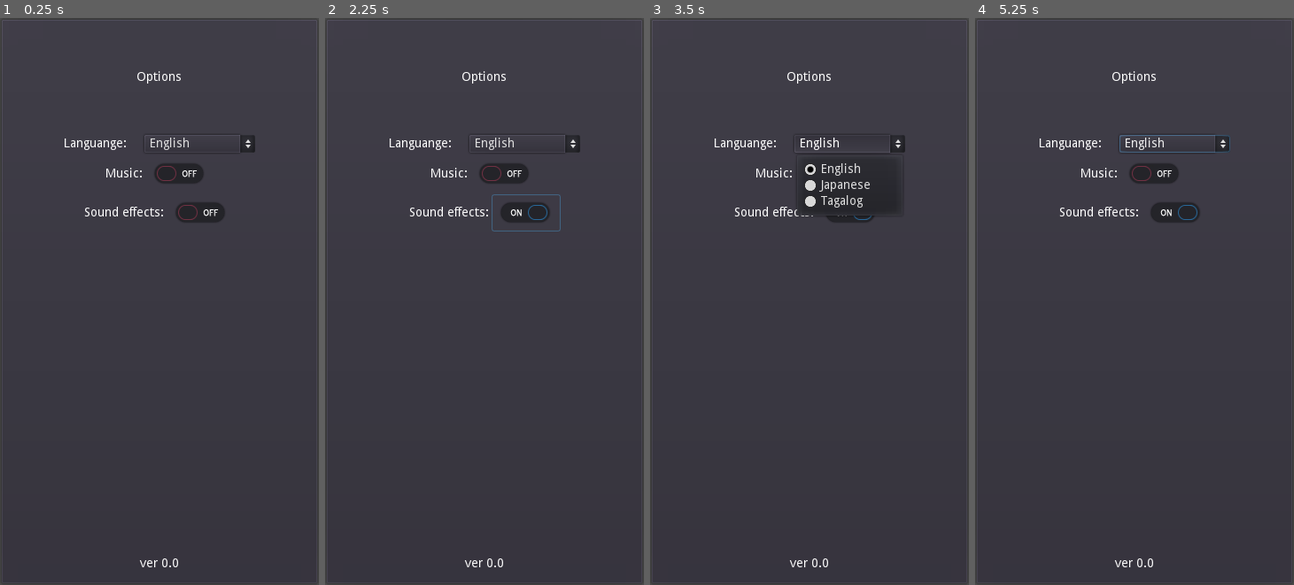
Above: before the commit, frames 1-4 (left to right).
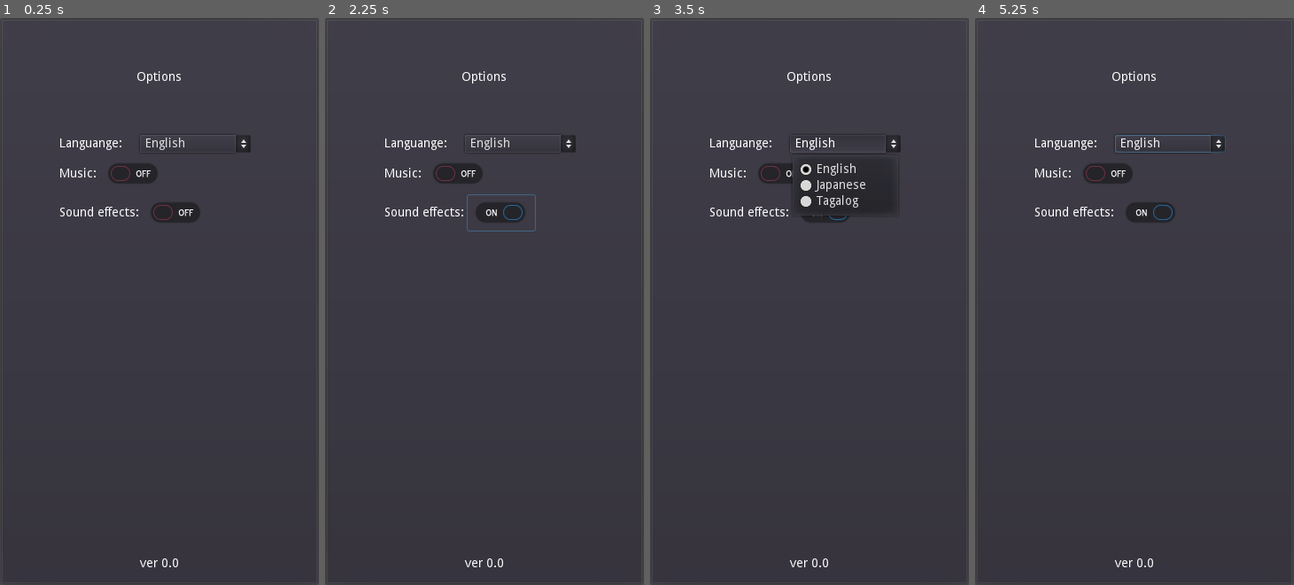
Above: after the commit, the same moments.

Repository: philipuriarte/A-Churchyard-of-Orphans
Game: Godot game, scene res://scenes/options_screen.tscn
The game is run twice, just before and just after one commit, with the same random seed, the same clock (stepped at 60 frames per second) and the same inputs. This scene is started directly instead of the project's main scene.
Inputs (mouse positions are in pixels of both pictures, inside the frame that each line leads up to; where the layout moved, square brackets give the same spot in the first picture):
- Up to frame 1 (0.25 s): no input
- Up to frame 2 (2.25 s): click "English" at 0.5 s; click (458, 176) [503, 176] at 1.25 s; click (500, 210) [525, 210] at 2 s
- Up to frame 3 (3.5 s): click "English" at 2.75 s
- Up to frame 4 (5.25 s): click "English" at 3.5 s; tap Enter at 4.25 s; tap Space at 5 s

The runs differ from the first frame. In frame 1, 2.1% of the frame differs, in the area x 18-80%, y 20-36%; in frame 2, 2.2%, in the area x 18-80%, y 20-38%; in frame 3, 1.8%; in frame 4, 2.1%.

Commit message:
Add OptionsMargin to contain OptionsContainer

Diff:
--- a/scenes/options_screen.tscn
+++ b/scenes/options_screen.tscn
@@ -29,68 +29,69 @@
 align = 1
 valign = 1
 
-[node name="OptionsContainer" type="VBoxContainer" parent="MarginContainer/MainCointainer"]
+[node name="OptionsMargin" type="MarginContainer" parent="MarginContainer/MainCointainer"]
 margin_top = 115.0
 margin_right = 326.0
 margin_bottom = 577.0
 size_flags_vertical = 3
+custom_constants/margin_left = 50
 
-[node name="Languange" type="HBoxContainer" parent="MarginContainer/MainCointainer/OptionsContainer"]
+[node name="OptionsContainer" type="VBoxContainer" parent="MarginContainer/MainCointainer/OptionsMargin"]
+margin_left = 50.0
 margin_right = 326.0
+margin_bottom = 462.0
+size_flags_vertical = 3
+
+[node name="Languange" type="HBoxContainer" parent="MarginContainer/MainCointainer/OptionsMargin/OptionsContainer"]
+margin_right = 276.0
 margin_bottom = 20.0
 custom_constants/separation = 20
-alignment = 1
 
-[node name="LangLabel" type="Label" parent="MarginContainer/MainCointainer/OptionsContainer/Languange"]
-margin_left = 55.0
+[node name="LangLabel" type="Label" parent="MarginContainer/MainCointainer/OptionsMargin/OptionsContainer/Languange"]
 margin_top = 3.0
-margin_right = 126.0
+margin_right = 71.0
 margin_bottom = 17.0
 text = "Languange:"
 
-[node name="LangOptions" type="OptionButton" parent="MarginContainer/MainCointainer/OptionsContainer/Languange"]
-margin_left = 146.0
-margin_right = 271.0
+[node name="LangOptions" type="OptionButton" parent="MarginContainer/MainCointainer/OptionsMargin/OptionsContainer/Languange"]
+margin_left = 91.0
+margin_right = 216.0
 margin_bottom = 20.0
 rect_min_size = Vector2( 125, 0 )
 text = "English"
 items = [ "English", null, false, 0, null, "Japanese", null, false, 1, null, "Tagalog", null, false, 2, null ]
 selected = 0
 
-[node name="Music" type="HBoxContainer" parent="MarginContainer/MainCointainer/OptionsContainer"]
+[node name="Music" type="HBoxContainer" parent="MarginContainer/MainCointainer/OptionsMargin/OptionsContainer"]
 margin_top = 24.0
-margin_right = 326.0
+margin_right = 276.0
 margin_bottom = 64.0
-alignment = 1
 
-[node name="MusicLabel" type="Label" parent="MarginContainer/MainCointainer/OptionsContainer/Music"]
-margin_left = 102.0
+[node name="MusicLabel" type="Label" parent="MarginContainer/MainCointainer/OptionsMargin/OptionsContainer/Music"]
 margin_top = 13.0
-margin_right = 144.0
+margin_right = 42.0
 margin_bottom = 27.0
 text = "Music:"
 
-[node name="MusicButton" type="CheckButton" parent="MarginContainer/MainCointainer/OptionsContainer/Music"]
-margin_left = 148.0
-margin_right = 224.0
+[node name="MusicButton" type="CheckButton" parent="MarginContainer/MainCointainer/OptionsMargin/OptionsContainer/Music"]
+margin_left = 46.0
+margin_right = 122.0
 margin_bottom = 40.0
 
-[node name="Sounds" type="HBoxContainer" parent="MarginContainer/MainCointainer/OptionsContainer"]
+[node name="Sounds" type="HBoxContainer" parent="MarginContainer/MainCointainer/OptionsMargin/OptionsContainer"]
 margin_top = 68.0
-margin_right = 326.0
+margin_right = 276.0
 margin_bottom = 108.0
-alignment = 1
 
-[node name="SoundsLabel" type="Label" parent="MarginContainer/MainCointainer/OptionsContainer/Sounds"]
-margin_left = 78.0
+[node name="SoundsLabel" type="Label" parent="MarginContainer/MainCointainer/OptionsMargin/OptionsContainer/Sounds"]
 margin_top = 13.0
-margin_right = 168.0
+margin_right = 90.0
 margin_bottom = 27.0
 text = "Sound effects:"
 
-[node name="SoundsButton" type="CheckButton" parent="MarginContainer/MainCointainer/OptionsContainer/Sounds"]
-margin_left = 172.0
-margin_right = 248.0
+[node name="SoundsButton" type="CheckButton" parent="MarginContainer/MainCointainer/OptionsMargin/OptionsContainer/Sounds"]
+margin_left = 94.0
+margin_right = 170.0
 margin_bottom = 40.0
 
 [node name="BottomText" type="Label" parent="MarginContainer/MainCointainer"]
